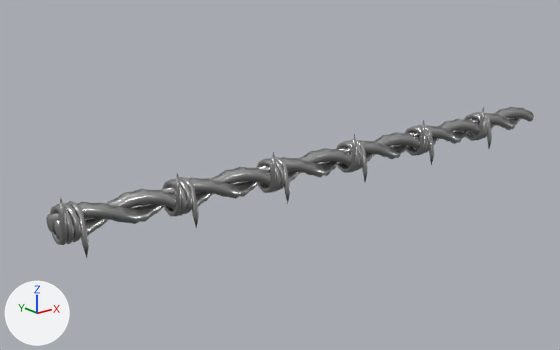
Renders of the Blender file Blender Files/Models/Scene Models/Wire.blend from each side of a commit.
One viewpoint serves both versions: a camera (50 mm lens) standing at (-15.5, -39.5, 15.6) and looking at (17.4, 1.7, -0.9). The lights are fixed; the arrows at lower left show +X, +Y and +Z. The picture after the commit comes second.

Names of what the first picture shows: 'Barbwire'.
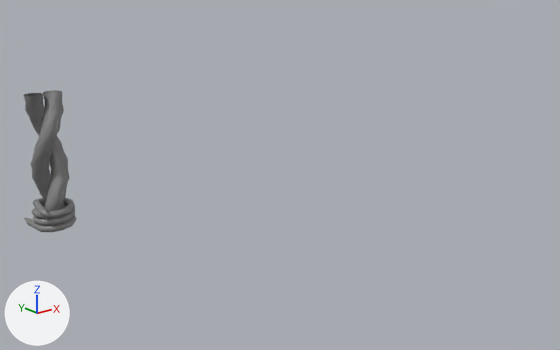
Commit message: Added Barbed Wire to scene

Changed parts and their boxes (x1, y1, x2, y2) in the pictures (560 x 350 px):
'Barbwire', recoloured, surface changed, reshaped (89% narrower, 7% shorter)
    before: (46, 106, 534, 258)
    after: (23, 90, 76, 232)

Edits to the bpy script that builds the scene:
```text
Change mat_barb:
    mat_barb.base_color: (0.479, 0.479, 0.479) -> (0.241, 0.241, 0.241)  # grey #b8b8b8 -> grey #878787
    mat_barb.metallic: 1.0 -> 0.118
Change cu_béziercurve:
    remove _sp.bezier_points.foreach_set('co', [-0.0041, 0.0, 0.0, 1.996, 0.0, 0.0])
    remove _sp.bezier_points.foreach_set('handle_left', [-0.711, 0.0, 0.0, 0.996, 0.0, 0.0])
    remove _sp.bezier_points.foreach_set('handle_right', [0.946, 0.0, 0.0, 2.996, 0.0, 0.0])
    remove for _p, _l, _r in zip(_sp.bezier_points, ['ALIGNED', 'ALIGNED'], ['ALIGNED', 'ALIGNED']): _p.handle_left_type = _l; _p.handle_right_type = _r
    _sp: cu_béziercurve.splines.new('BEZIER'); _sp.bezier_points.add(1) -> cu_béziercurve.splines.new('BEZIER'); _sp.bezier_points.add(0)
    add _sp.bezier_points.foreach_set('co', [-0.0041, 0.0, 0.0])
    add _sp.bezier_points.foreach_set('handle_left', [-0.711, 0.0, 0.0])
    add _sp.bezier_points.foreach_set('handle_right', [0.946, 0.0, 0.0])
    add for _p, _l, _r in zip(_sp.bezier_points, ['ALIGNED'], ['ALIGNED']): _p.handle_left_type = _l; _p.handle_right_type = _r
```
